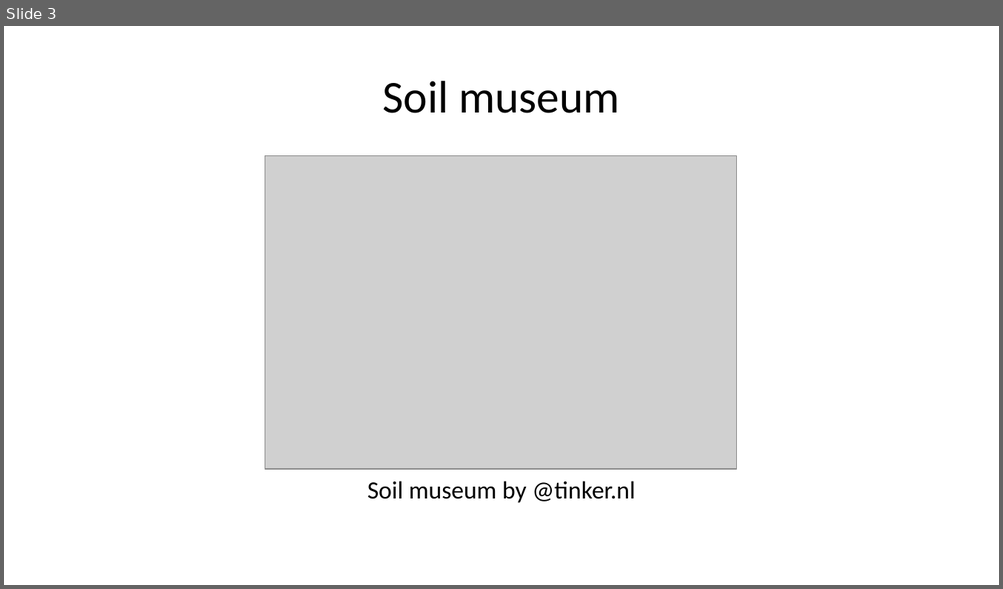
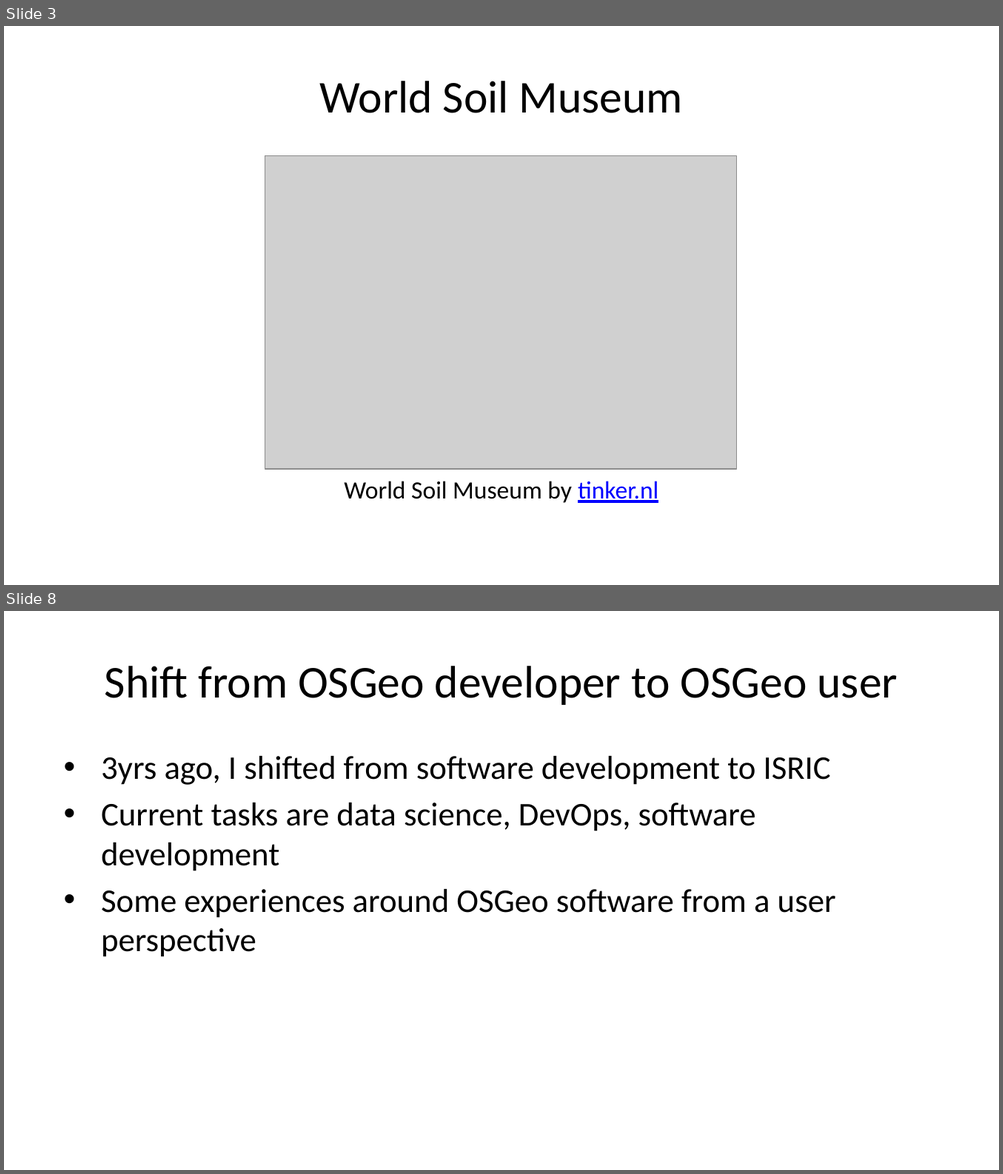
Before and after one commit to pvgenuchten/slides, a slide deck: slides/20250703-foss4gnl-opensource-at-isric.pptx. Shown one above the other, each under a label of ours: slide 3 before the commit, slides 3 and 8 after it; the slides between them are not shown. The pictures are 1003x589 and 1003x1174 pixels, drawn with LibreOffice and Linux fonts; fonts in the diff are those of the drawing; grey boxes stand for pictures. Boxes give left, top, right and bottom in pixels: in the first picture for what was removed or moved away, otherwise in the second. Text is boxed around its words. In the diff, an @@ line names an element or a change of style, - is before the commit and + after.

```diff
--- a/slides/20250703-foss4gnl-opensource-at-isric.pptx
+++ b/slides/20250703-foss4gnl-opensource-at-isric.pptx
@@ slide 8 added at bbox=[4, 611, 999, 1170], background #FFFFFF @@
@@ title added at bbox=[105, 666, 897, 705], 33 pt, text #000000 @@
+Shift from OSGeo developer to OSGeo user
@@ text added at bbox=[101, 756, 836, 957], 24 pt, text #000000 @@
+• 3yrs ago, I shifted from software development to ISRIC
+• Current tasks are data science, DevOps, software development
+• Some experiences around OSGeo software from a user perspective
@@ slide 3 changed as well @@
@@ title at bbox=[320, 81, 683, 113]: text changed @@
-Soil museum
+World Soil Museum
@@ text at bbox=[344, 481, 658, 503]: text changed @@
-Soil museum by @tinker.nl
+World Soil Museum by tinker.nl
```
Also in this commit, not shown: 4 other slides changed, 12 other slides added, 36 slides removed, 8 other files.
